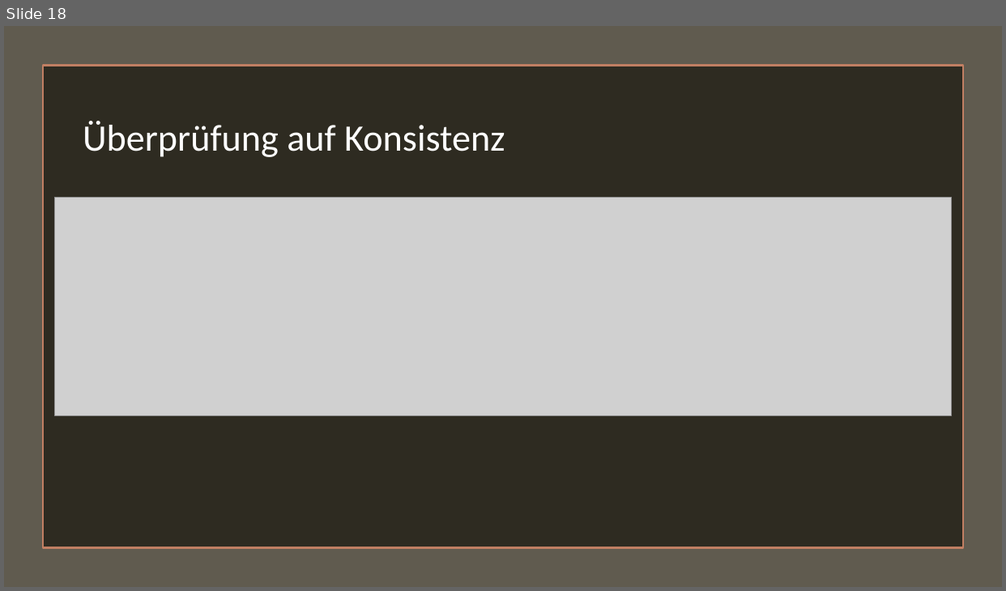
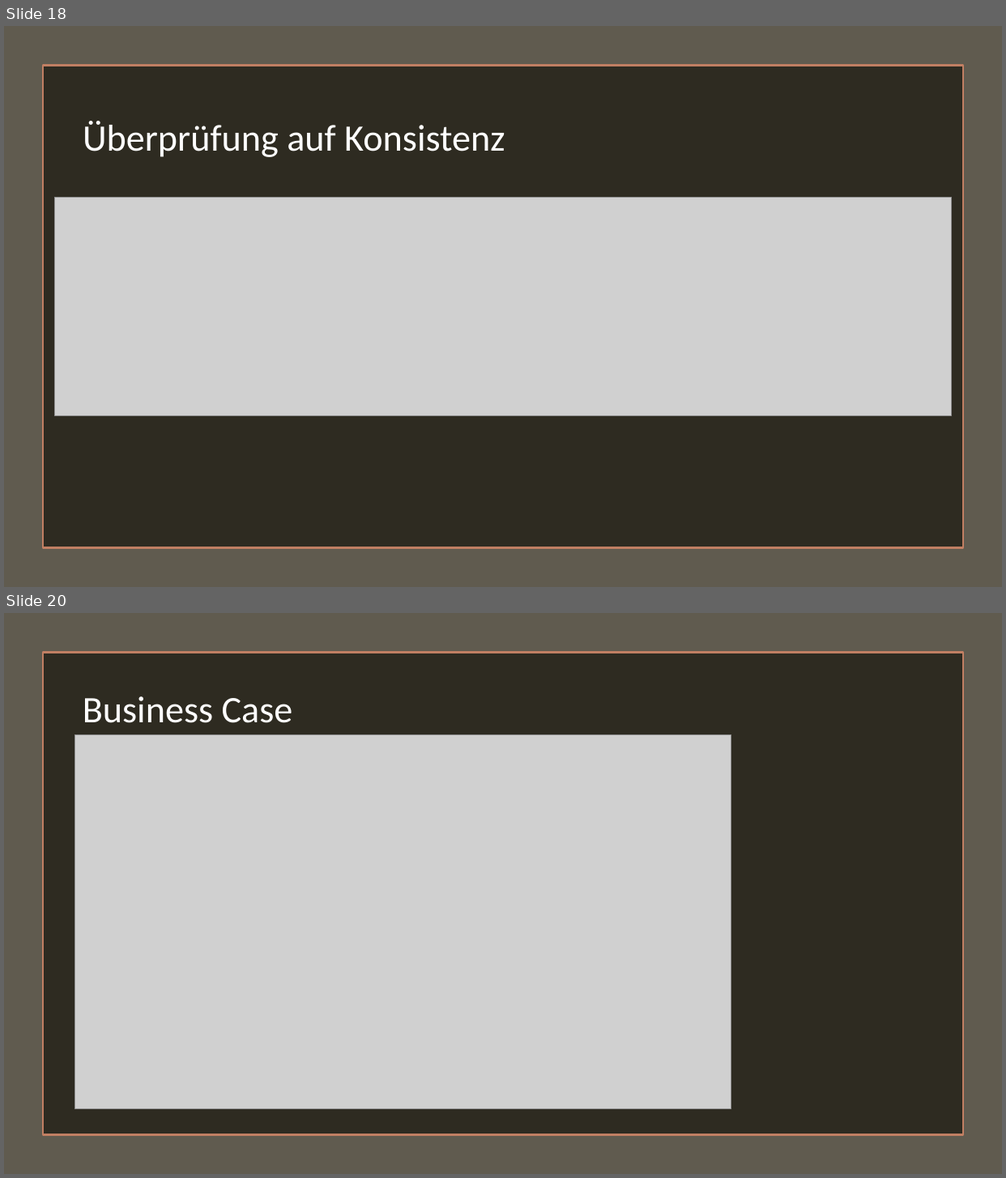
Before and after one commit to plastikpamaro/MKon, a slide deck: Meilenstein 1/Präsentation/Präsentation MS1.pptx. Shown one above the other, each under a label of ours: slide 18 before the commit, slides 18 and 20 after it; the slides between them are not shown. The pictures are 1006x591 and 1006x1178 pixels, drawn with LibreOffice and Linux fonts; fonts in the diff are those of the drawing; grey boxes stand for pictures. Boxes give left, top, right and bottom in pixels: in the first picture for what was removed or moved away, otherwise in the second. Text is boxed around its words. In the diff, an @@ line names an element or a change of style, - is before the commit and + after.

```diff
--- a/Meilenstein 1/Präsentation/Präsentation MS1.pptx
+++ b/Meilenstein 1/Präsentation/Präsentation MS1.pptx
@@ slide 20 added at bbox=[4, 613, 1002, 1174], background #4960A6 @@
@@ rectangle added at bbox=[4, 613, 1002, 1174], fill #605B4F @@
@@ rectangle added at bbox=[43, 653, 963, 1135], fill #2E2B21, outline #C17F63 1.75 pt @@
@@ text added at bbox=[83, 696, 293, 723], 36 pt, text #FFFFFF @@
+Business Case
@@ picture added at bbox=[75, 735, 731, 1110] @@
```
Also in this commit, not shown: 1 slide changed, 1 other slide added, 2 slides removed.
